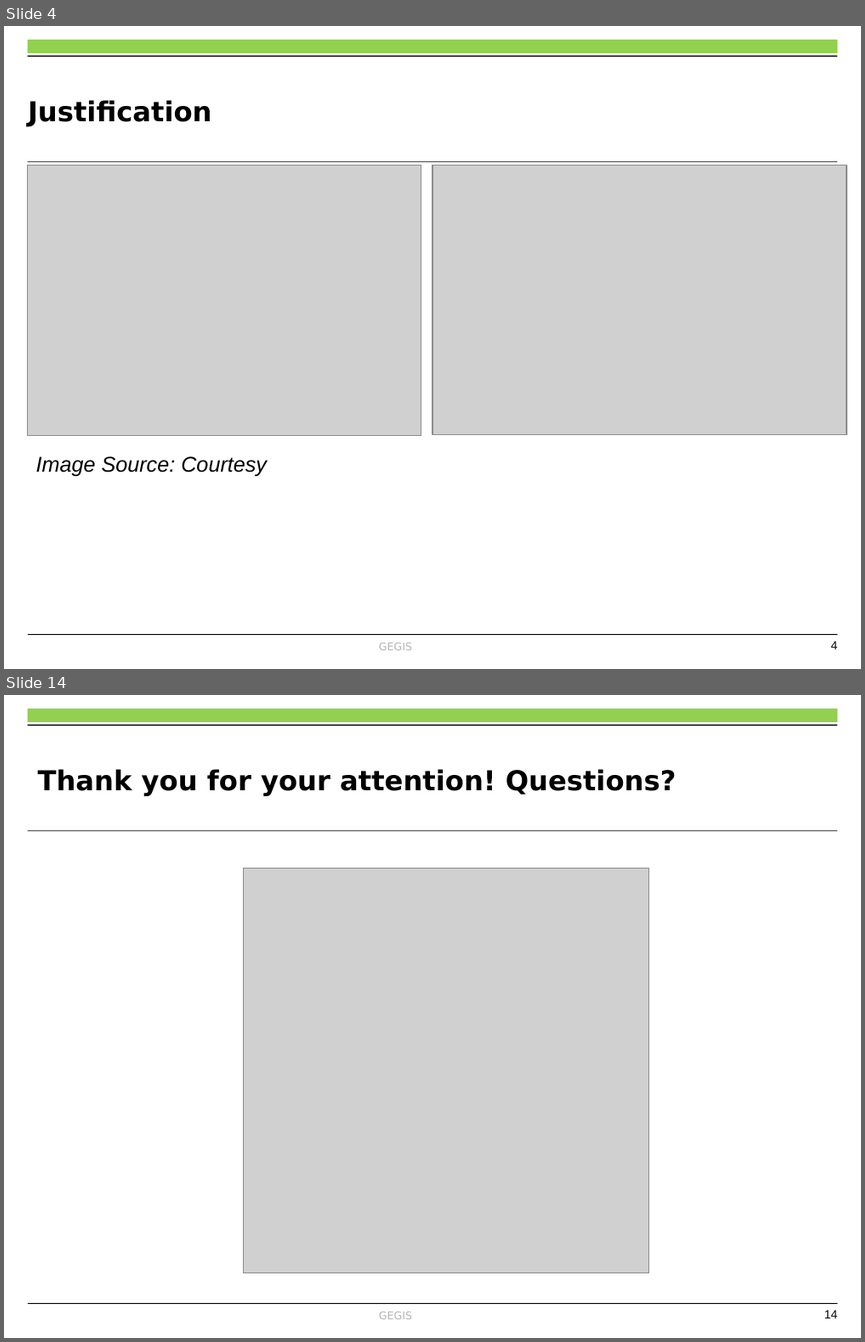
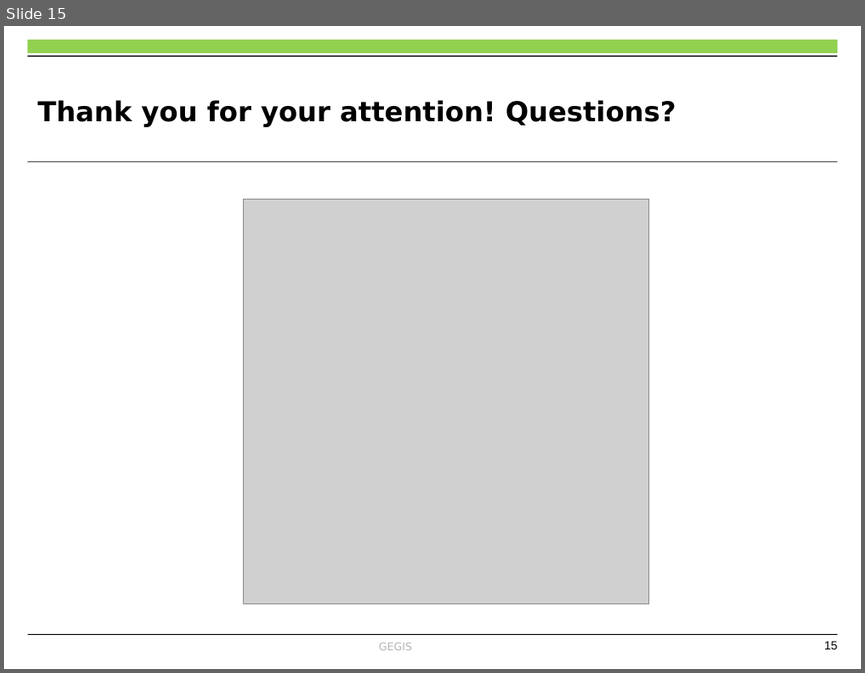
Before and after one commit to OkomoJacob/FinalYearProject, a slide deck: Dr. E Nduati, Superviser/Submissions/ENC222-0149_2017_OKOMO_JACOB_OKELLO_V3.pptx. Shown one above the other, each under a label of ours: slides 4 and 14 before the commit, slide 15 after it; the slides between them are not shown. The pictures are 865x1342 and 865x673 pixels, drawn with LibreOffice and Linux fonts; fonts in the diff are those of the drawing; grey boxes stand for pictures; background and template pictures are left out. Boxes give left, top, right and bottom in pixels: in the first picture for what was removed or moved away, otherwise in the second. Text is boxed around its words. In the diff, an @@ line names an element or a change of style, - is before the commit and + after.

```diff
--- a/Dr. E Nduati, Superviser/Submissions/ENC222-0149_2017_OKOMO_JACOB_OKELLO_V3.pptx
+++ b/Dr. E Nduati, Superviser/Submissions/ENC222-0149_2017_OKOMO_JACOB_OKELLO_V3.pptx
@@ slide 4 removed at (x1=4, y1=26, x2=861, y2=669), background #FFFFFF; not listed: 6 template elements that a slide beside it also shows @@
@@ title removed at (x1=28, y1=100, x2=212, y2=127) @@
-Justification
@@ picture removed at (x1=27, y1=165, x2=420, y2=435) @@
@@ picture removed at (x1=432, y1=165, x2=846, y2=435) @@
@@ text removed at (x1=36, y1=456, x2=267, y2=476) @@
-Image Source: Courtesy
@@ what was slide 14 is now slide 15 @@
@@ page number at (x1=824, y1=641, x2=838, y2=649): text changed @@
-14
+15
```
Also in this commit, not shown: 12 slides changed, 2 slides added, 16 other files.
